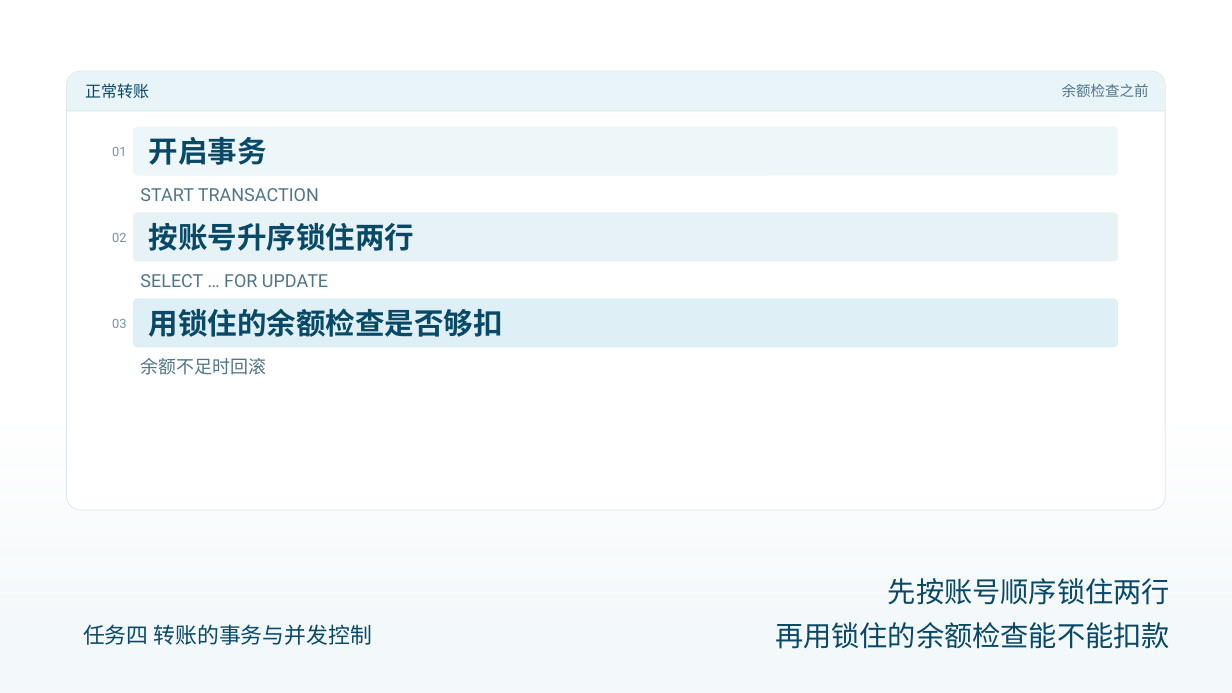
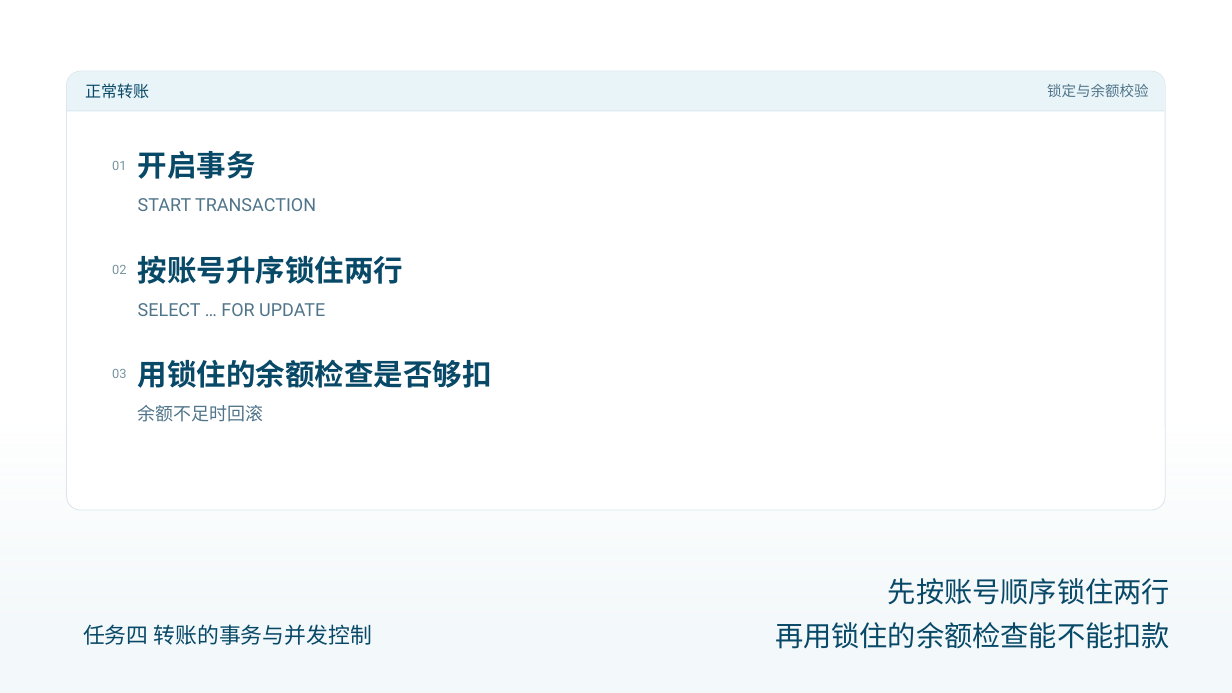
Before and after one commit to AurLemon/pageslip-demo, a slide deck: slide 3 of presentations/task-4-transactions.pptx. Drawn at 1232x693 pixels with LibreOffice and Linux fonts; fonts in the diff are those of the drawing. Boxes give left, top, right and bottom in pixels: in the first picture for what was removed or moved away, otherwise in the second. Text is boxed around its words. In the diff, an @@ line names an element or a change of style, - is before the commit and + after.

```diff
--- a/presentations/task-4-transactions.pptx
+++ b/presentations/task-4-transactions.pptx
@@ text at bbox=[1047, 84, 1148, 97]: text changed @@
-余额检查之前
+锁定与余额校验
@@ text "01": place and size @@
-text "01" at bbox=[112, 147, 126, 156]
+text "01" at bbox=[112, 161, 126, 170]
@@ rounded rectangle removed at bbox=[133, 127, 1118, 176] @@
@@ text "开启事务": place and size @@
-text "开启事务" at bbox=[149, 137, 267, 165]
+text "开启事务" at bbox=[138, 151, 256, 179]
@@ text "START TRANSACTION": place and size @@
-text "START TRANSACTION" at bbox=[140, 188, 319, 201]
+text "START TRANSACTION" at bbox=[138, 198, 316, 211]
@@ rounded rectangle removed at bbox=[133, 213, 1118, 262] @@
@@ text "02": place and size @@
-text "02" at bbox=[112, 233, 126, 242]
+text "02" at bbox=[112, 265, 126, 274]
@@ text "按账号升序锁住两行": place and size @@
-text "按账号升序锁住两行" at bbox=[149, 223, 415, 251]
+text "按账号升序锁住两行" at bbox=[138, 256, 404, 284]
@@ rounded rectangle removed at bbox=[133, 299, 1118, 348] @@
@@ text "SELECT … FOR UPDATE": place and size @@
-text "SELECT … FOR UPDATE" at bbox=[140, 274, 328, 287]
+text "SELECT … FOR UPDATE" at bbox=[138, 303, 325, 316]
@@ text "03": place and size @@
-text "03" at bbox=[112, 319, 126, 328]
+text "03" at bbox=[112, 369, 126, 378]
@@ text "用锁住的余额检查是否够扣": place and size @@
-text "用锁住的余额检查是否够扣" at bbox=[149, 308, 503, 337]
+text "用锁住的余额检查是否够扣" at bbox=[138, 359, 492, 388]
@@ text "余额不足时回滚": place and size @@
-text "余额不足时回滚" at bbox=[140, 358, 266, 375]
+text "余额不足时回滚" at bbox=[138, 405, 264, 422]
```
Also in this commit, not shown: 13 other slides changed, 1 other file.
